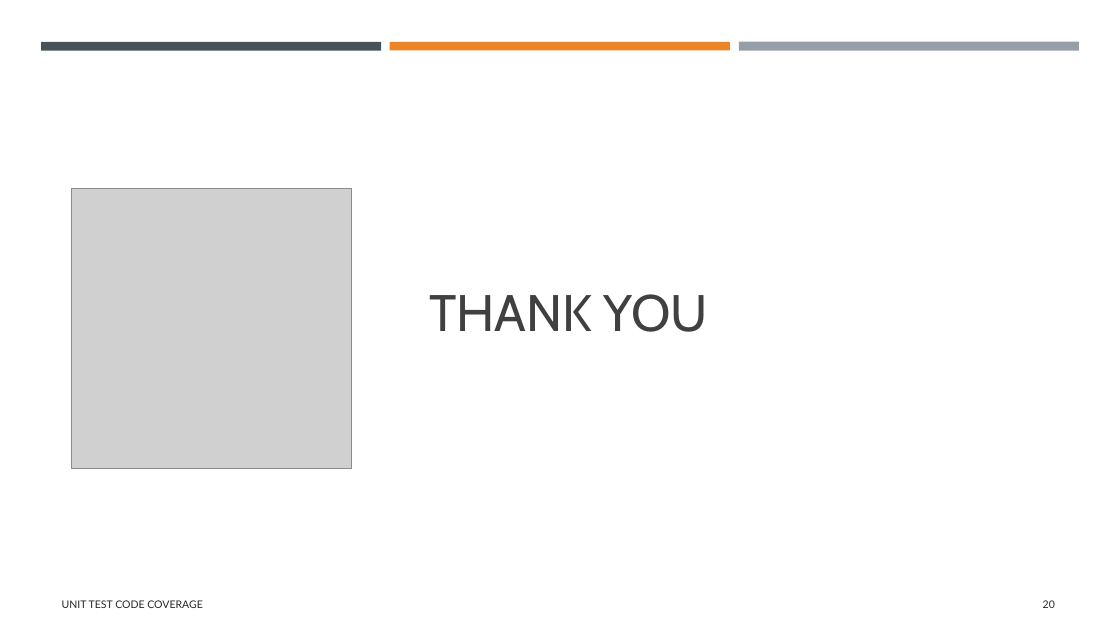
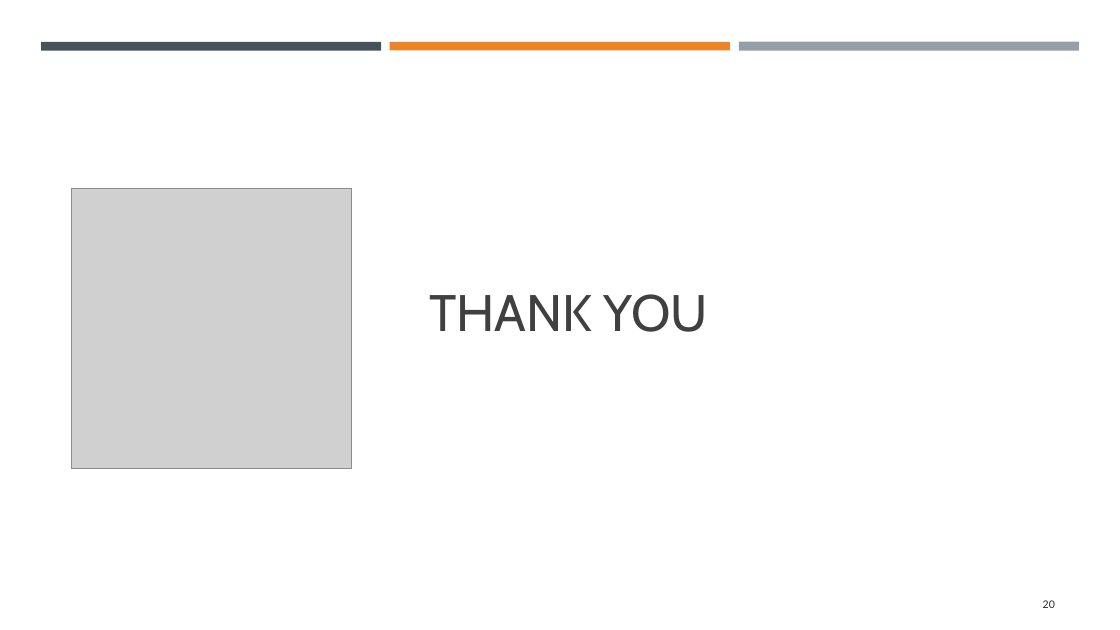
Before and after one commit to mahbubur-r/neocortexapi, a slide deck: slide 20 of source/MySEProject/Documentation/ML2324-8 Implement Anomaly Detection Sample.pptx. Drawn at 1120x630 pixels with LibreOffice and Linux fonts; fonts in the diff are those of the drawing; grey boxes stand for pictures. Boxes give left, top, right and bottom in pixels: in the first picture for what was removed or moved away, otherwise in the second. Text is boxed around its words. In the diff, an @@ line names an element or a change of style, - is before the commit and + after.

```diff
--- a/source/MySEProject/Documentation/ML2324-8 Implement Anomaly Detection Sample.pptx
+++ b/source/MySEProject/Documentation/ML2324-8 Implement Anomaly Detection Sample.pptx
@@ text removed at [62, 600, 203, 608] @@
-UNIT TEST CODE COVERAGE
```
Also in this commit, not shown: 2 other slides changed.
